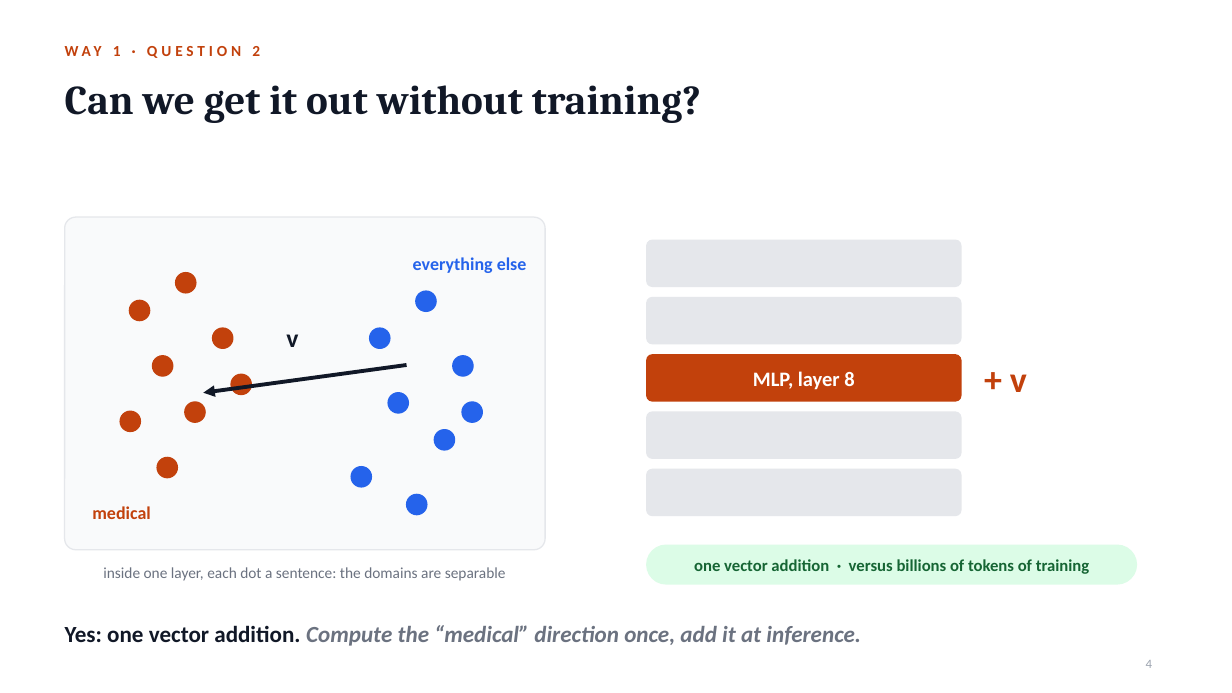
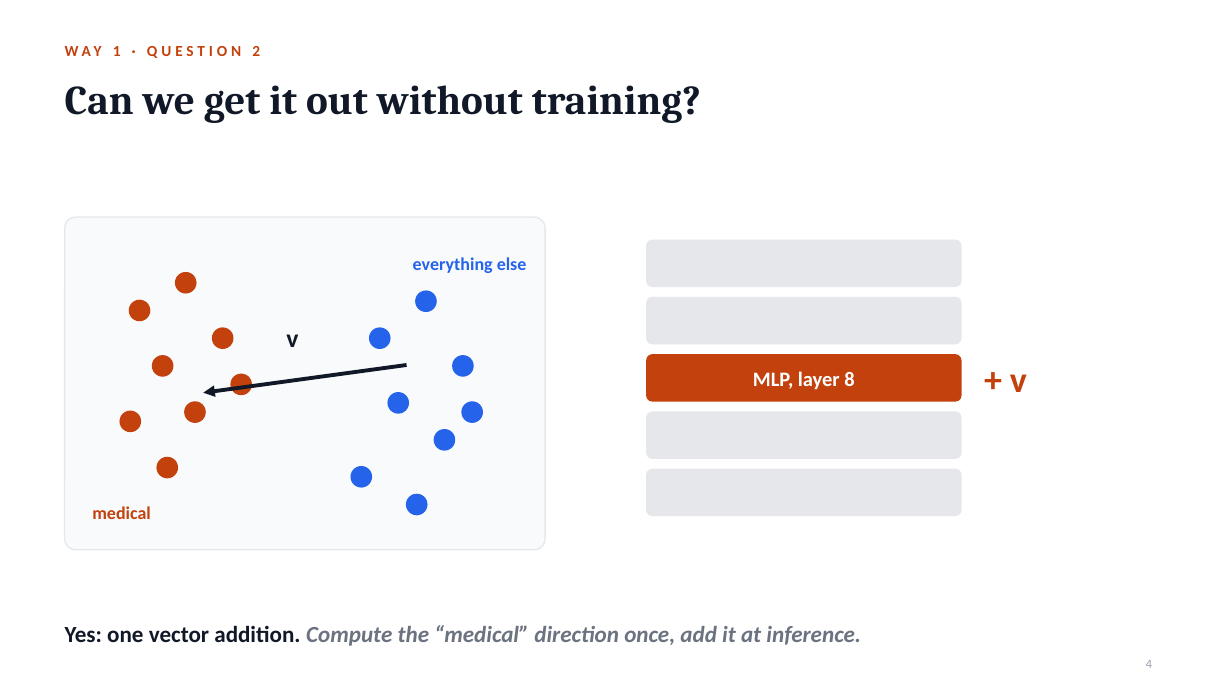
Before and after one commit to notagit3650/Claude_expo_repo_36501, a slide deck: slide 4 of slides/Retrain_or_teach.pptx. Drawn at 1232x693 pixels with LibreOffice and Linux fonts; fonts in the diff are those of the drawing. Boxes give left, top, right and bottom in pixels: in the first picture for what was removed or moved away, otherwise in the second. Text is boxed around its words. In the diff, an @@ line names an element or a change of style, - is before the commit and + after.

```diff
--- a/slides/Retrain_or_teach.pptx
+++ b/slides/Retrain_or_teach.pptx
@@ text removed at bbox=[103, 567, 506, 581] @@
-inside one layer, each dot a sentence: the domains are separable
@@ rounded rectangle removed at bbox=[647, 545, 1137, 584] @@
@@ text removed at bbox=[694, 559, 1089, 574] @@
-one vector addition · versus billions of tokens of training
```
Also in this commit, not shown: 7 other slides changed, 2 slides removed, 2 other files.
